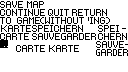
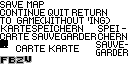
Layer changes from the first 128x72 image to the second:
added layer "V" above "Z" over [24, 56, 32, 63]
added layer "Z" above "B" over [16, 56, 24, 64]
added layer "B" above "F" over [8, 56, 16, 64]
added layer "F" above "fr" over [0, 56, 8, 64]
hid "Background" over [0, 56, 32, 64]
